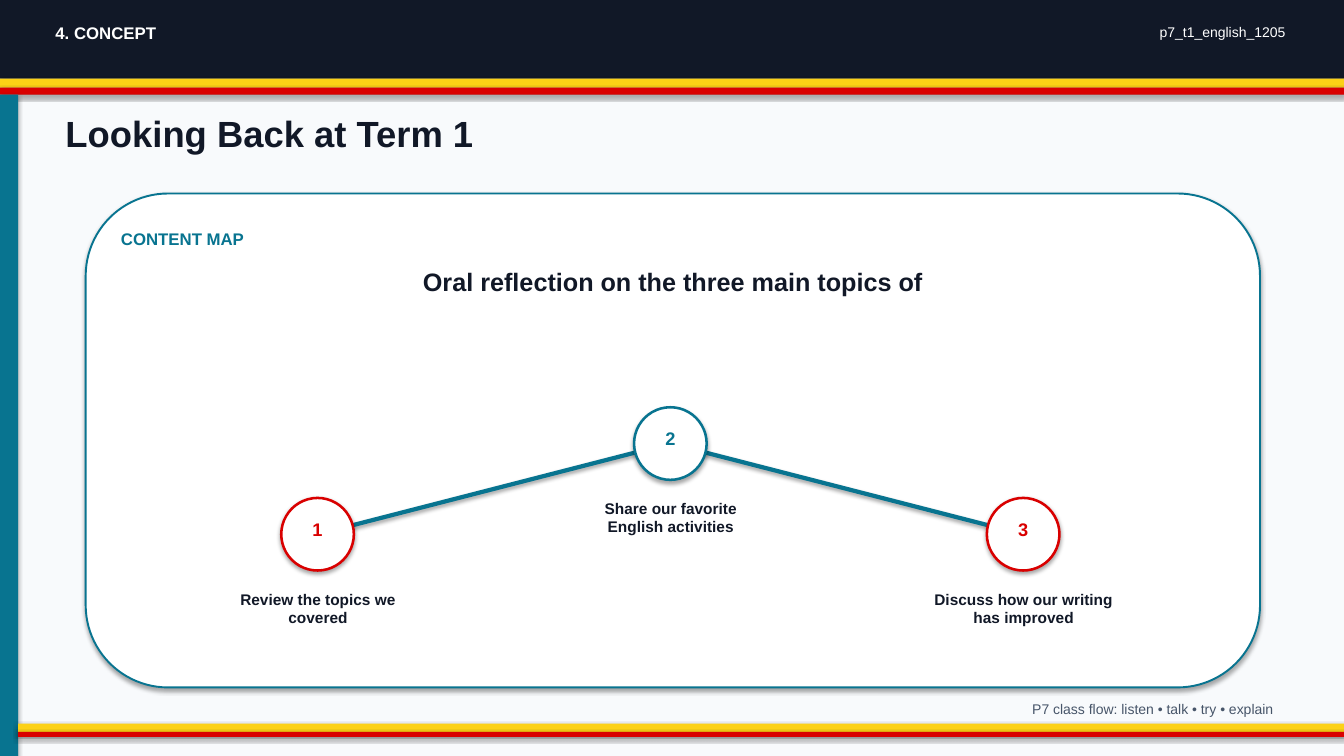
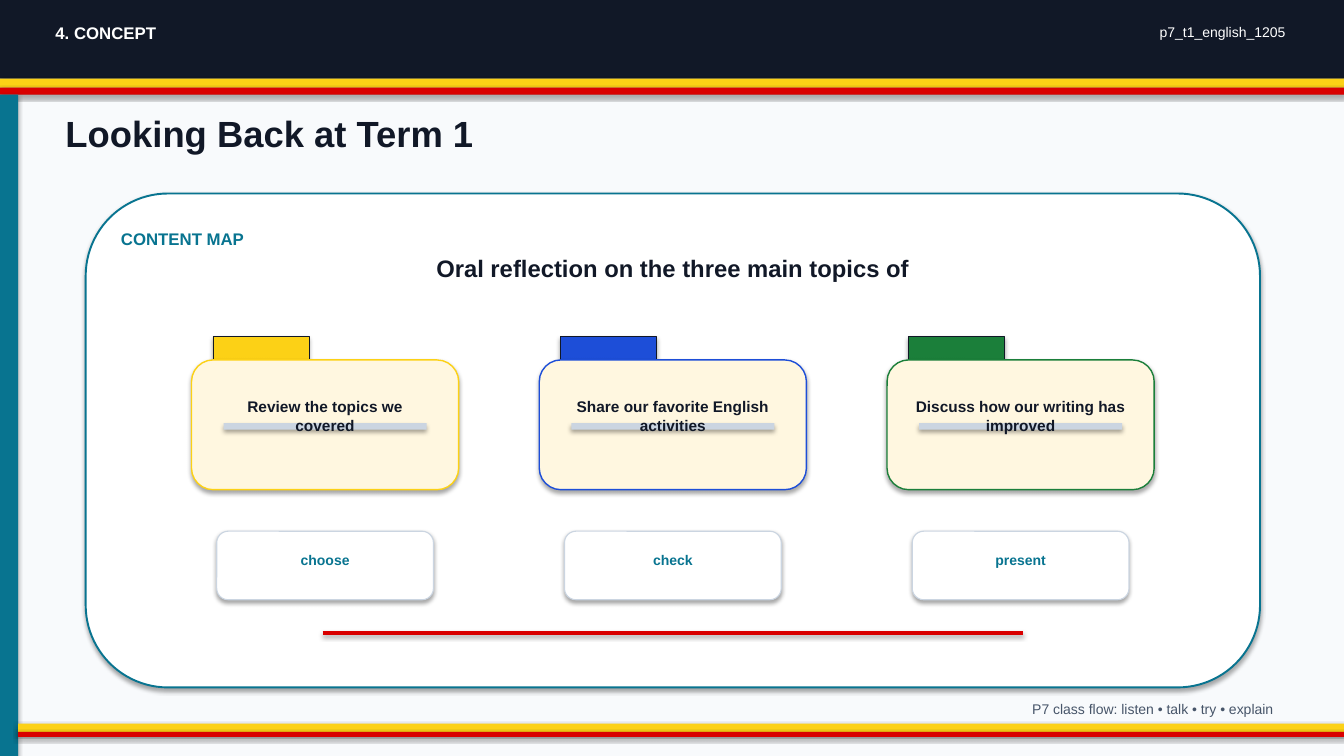
Before and after one commit to yousunjung84-edu/uganda-p7-mvp-20260629, a slide deck: slide 4 of uganda-p7-mvp/p7_t1_english_1205/p7_t1_english_1205.pptx. Drawn at 1344x756 pixels with LibreOffice and Linux fonts; fonts in the diff are those of the drawing. Boxes give left, top, right and bottom in pixels: in the first picture for what was removed or moved away, otherwise in the second. Text is boxed around its words. In the diff, an @@ line names an element or a change of style, - is before the commit and + after.

```diff
--- a/uganda-p7-mvp/p7_t1_english_1205/p7_t1_english_1205.pptx
+++ b/uganda-p7-mvp/p7_t1_english_1205/p7_t1_english_1205.pptx
@@ text "Oral reflection on the three ...": place and size @@
-text "Oral reflection on the three ..." at <box>423,272,923,297</box>
+text "Oral reflection on the three ..." at <box>436,259,909,282</box>
@@ text "Oral reflection on the three ..." at <box>436,259,909,282</box>: size 18 to 17 pt @@
@@ rectangle added at <box>213,337,309,373</box>, fill #FCD116, outline #111827 0.5 pt @@
@@ rectangle added at <box>561,337,656,373</box>, fill #1D4ED8, outline #111827 0.5 pt @@
@@ rectangle added at <box>908,337,1004,373</box>, fill #1B7F3A, outline #111827 0.5 pt @@
@@ rounded rectangle added at <box>192,360,459,490</box>, fill #FFF7E0, outline #FCD116 1 pt @@
@@ rounded rectangle added at <box>539,360,807,490</box>, fill #FFF7E0, outline #1D4ED8 1 pt @@
@@ rounded rectangle added at <box>887,360,1154,490</box>, fill #FFF7E0, outline #1B7F3A 1 pt @@
@@ text "Review the topics we covered": place and size @@
-text "Review the topics we covered" at <box>240,594,396,623</box>
+text "Review the topics we covered" at <box>247,401,403,431</box>
@@ text "Share our favorite English activities" rewrapped from <box>605,503,737,536</box> to <box>577,401,769,431</box> @@
@@ ellipse removed at <box>634,407,707,480</box> @@
@@ text "Discuss how our writing has ..." rewrapped from <box>934,594,1113,627</box> to <box>916,401,1125,434</box> @@
@@ rectangle added at <box>224,423,426,431</box>, fill #CBD5E1 @@
@@ line removed from (318, 534) to (670, 444) @@
@@ rectangle added at <box>572,423,774,431</box>, fill #CBD5E1 @@
@@ text removed at <box>665,432,675,445</box> @@
-2
@@ line removed from (670, 444) to (1023, 534) @@
@@ rectangle added at <box>920,423,1122,431</box>, fill #CBD5E1 @@
@@ ellipse removed at <box>281,498,354,571</box> @@
@@ ellipse removed at <box>987,498,1060,571</box> @@
@@ rounded rectangle added at <box>217,531,434,600</box>, fill #FFFFFF, outline #CBD5E1 0.8 pt @@
@@ text removed at <box>312,523,322,536</box> @@
-1
@@ rounded rectangle added at <box>565,531,781,600</box>, fill #FFFFFF, outline #CBD5E1 0.8 pt @@
@@ rounded rectangle added at <box>912,531,1129,600</box>, fill #FFFFFF, outline #CBD5E1 0.8 pt @@
@@ text removed at <box>1018,523,1028,536</box> @@
-3
@@ text added at <box>301,555,350,565</box>, 10 pt, text #087490, bold @@
+choose
@@ text added at <box>653,555,693,565</box>, 10 pt, text #087490, bold @@
+check
@@ text added at <box>995,556,1045,568</box>, 10 pt, text #087490, bold @@
+present
@@ line added from (323, 633) to (1023, 633), #D90000 2.2 pt @@
```
Also in this commit, not shown: 3 other slides changed, 24 other files.
